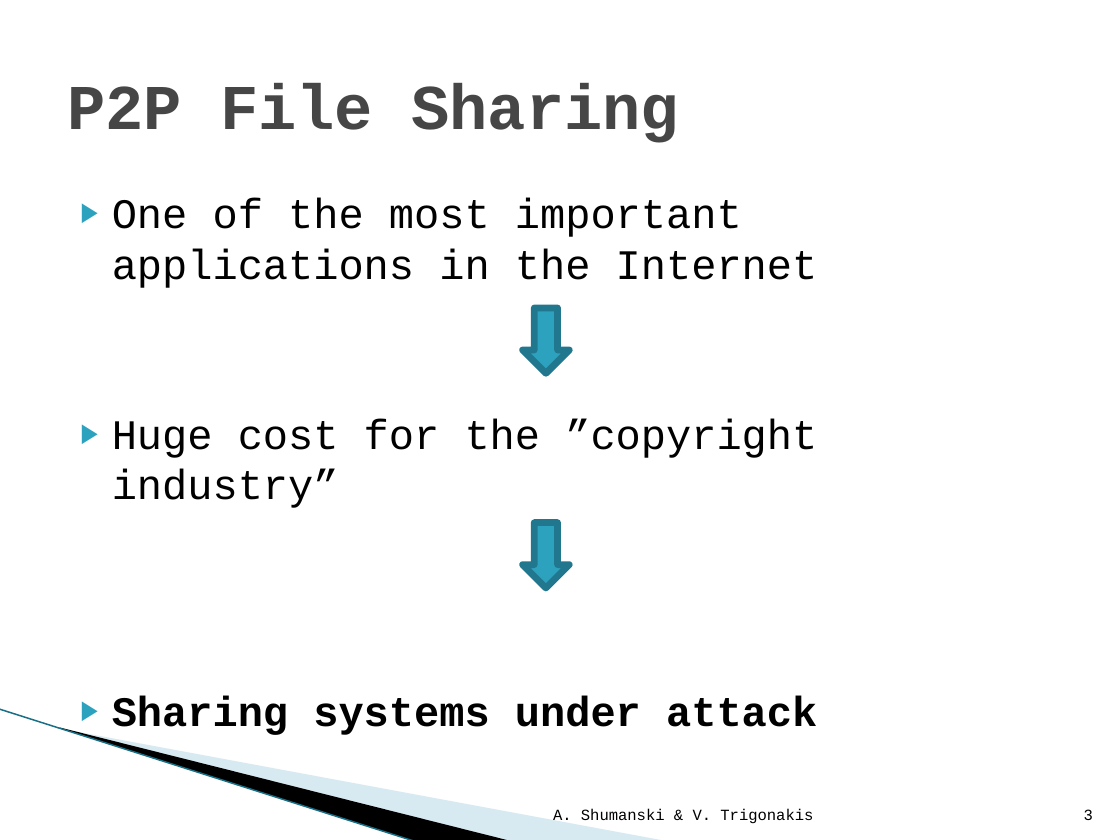
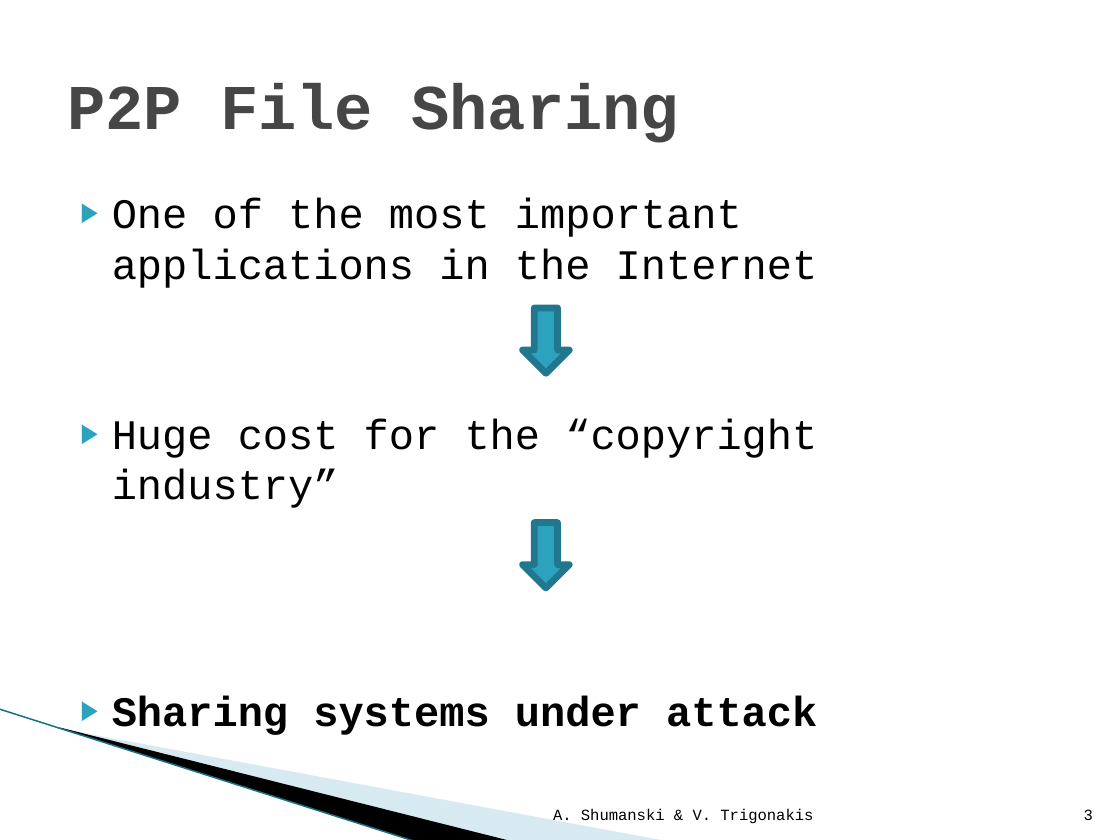
Before and after one commit to WinLAFS/kthsedsav, a slide deck: slide 3 of P2P/labs/documents/presentation/The Index Poisoning Attack in P2P File Sharing.pptx. Drawn at 1120x840 pixels with LibreOffice and Linux fonts; fonts in the diff are those of the drawing; background and template pictures are left out. Boxes give left, top, right and bottom in pixels: in the first picture for what was removed or moved away, otherwise in the second. Text is boxed around its words. In the diff, an @@ line names an element or a change of style, - is before the commit and + after.

```diff
--- a/P2P/labs/documents/presentation/The Index Poisoning Attack in P2P File Sharing.pptx
+++ b/P2P/labs/documents/presentation/The Index Poisoning Attack in P2P File Sharing.pptx
@@ text at <box>112,418,817,508</box>: text changed @@
-▶ Huge cost for the ”copyright industry”
+▶ Huge cost for the “copyright industry”
```
Also in this commit, not shown: 7 other slides changed, 2 other files.
